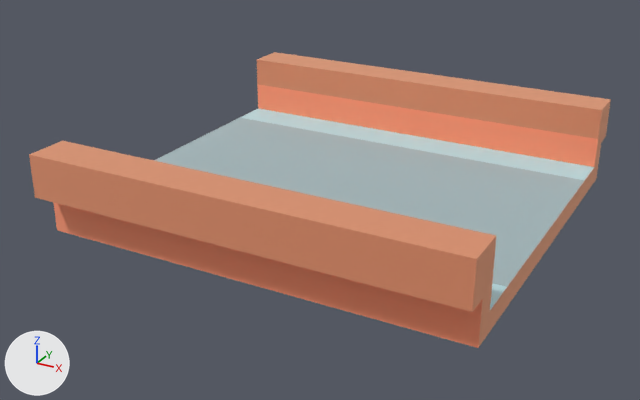
One commit to the glTF model public/models/nf2/nature/bridge_center_woodRound.glb: the scene before it, then after it.
One viewpoint serves both versions: a 50 mm lens placed at (0.898, -1.755, 0.971), pointed at (-0.035, -0.058, 0.123). Every picture has the same lights, and +X, +Y and +Z are marked at lower left. The first picture is the older version. Where no turn or scale is listed for an object, it has been applied to the vertices.

The first picture shows 'bridge_center_woodRound'.
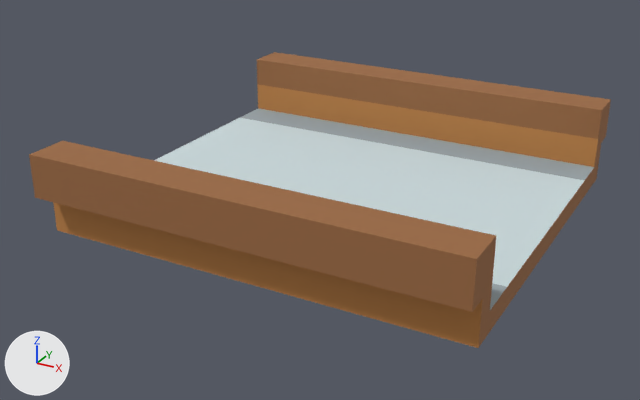
Where the change shows, as pixel boxes [x1, y1, x2, y2] in the pictures (640 x 400 px):
'bridge_center_woodRound', recoloured, surface changed
    both: [29, 52, 611, 348]

The change in detail:
In material 'woodBark' (mat_woodbark), metallic goes from 1.0 to 0.0.
Material 'woodBark' (mat_woodbark) changes colour from beige #f2be9e to brown #9c6a42; in linear values from (0.886, 0.514, 0.341) to (0.332, 0.144, 0.0545).
In material 'wood' (mat_wood), metallic goes from 1.0 to 0.0.
Material 'wood' (mat_wood) changes colour from beige #ffc5a7 to orange #c08347; in linear values from (1.0, 0.557, 0.384) to (0.527, 0.227, 0.063).
Material 'stone' (mat_stone) changes colour from pale blue #ddf2f5 to grey #9aa6ab; in linear values from (0.722, 0.886, 0.91) to (0.323, 0.381, 0.407).
In material 'stoneDark' (mat_stonedark), metallic goes from 1.0 to 0.0.
Object 'tmpParent' (ob_tmpparent) is deleted.
